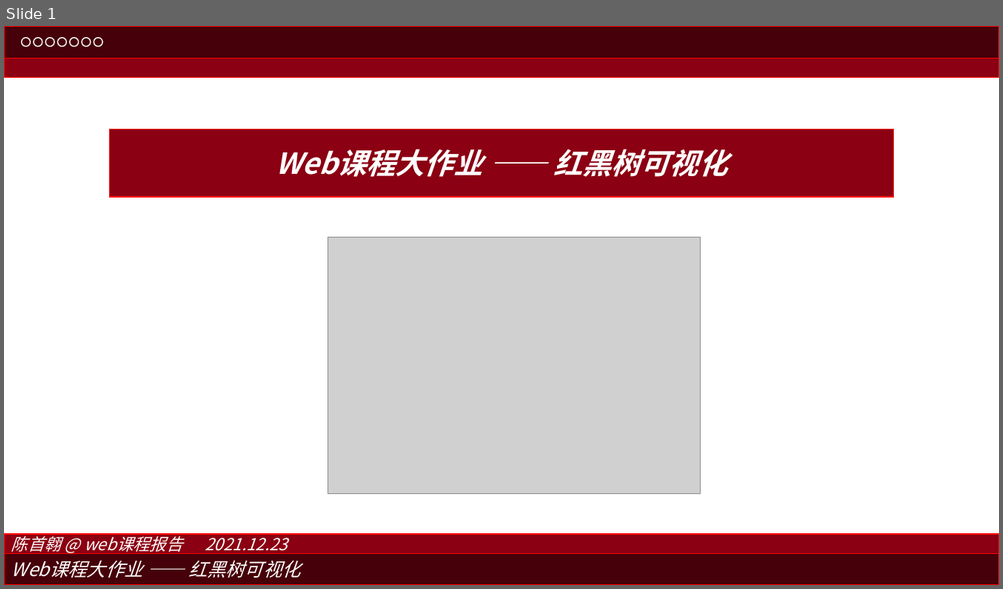
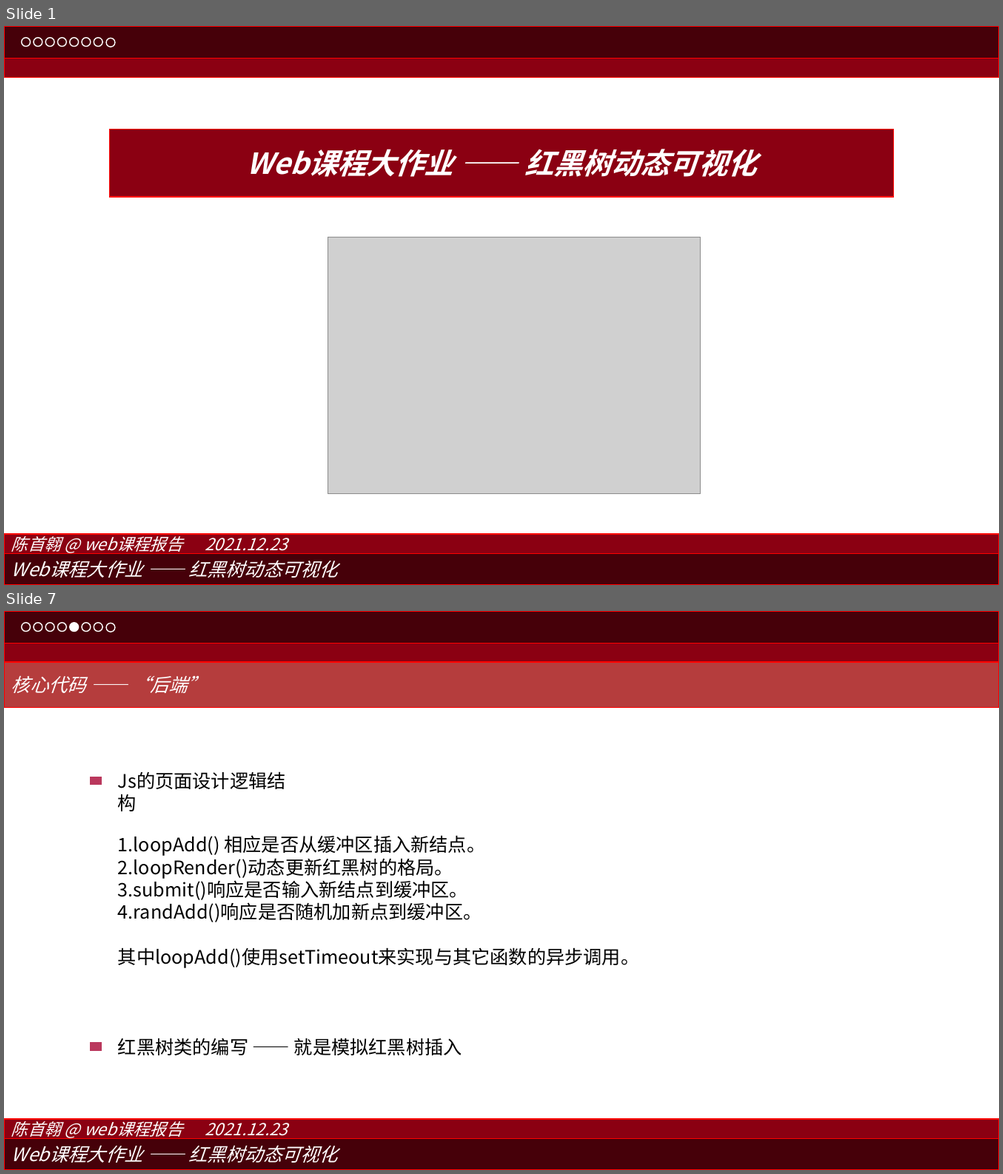
Before and after one commit to shouao/2019213892, a slide deck: 03/slide.pptx. Shown one above the other, each under a label of ours: slide 1 before the commit, slides 1 and 7 after it; the slides between them are not shown. The pictures are 1003x589 and 1003x1174 pixels, drawn with LibreOffice and Linux fonts; fonts in the diff are those of the drawing; grey boxes stand for pictures. Boxes give left, top, right and bottom in pixels: in the first picture for what was removed or moved away, otherwise in the second. Text is boxed around its words. In the diff, an @@ line names an element or a change of style, - is before the commit and + after.

```diff
--- a/03/slide.pptx
+++ b/03/slide.pptx
@@ slide 7 added at (4, 611, 999, 1170), background #FFFFFF @@
@@ rectangle added at (4, 611, 999, 643), fill #460009, outline #FF0000 1 pt @@
@@ ellipse added at (21, 623, 30, 632), fill #460009, outline #FFFFFF 1 pt @@
@@ ellipse added at (34, 623, 42, 632), fill #460009, outline #FFFFFF 1 pt @@
@@ ellipse added at (45, 623, 55, 632), fill #460009, outline #FFFFFF 1 pt @@
@@ ellipse added at (58, 623, 67, 632), fill #460009, outline #FFFFFF 1 pt @@
@@ ellipse added at (70, 623, 79, 632), fill #FFFFFF, outline #FFFFFF 1 pt @@
@@ ellipse added at (82, 623, 91, 632), fill #460009, outline #FFFFFF 1 pt @@
@@ ellipse added at (94, 623, 102, 632), fill #460009, outline #FFFFFF 1 pt @@
@@ ellipse added at (106, 623, 115, 632), fill #460009, outline #FFFFFF 1 pt @@
@@ rectangle added at (4, 643, 999, 663), fill #8B0012, outline #FF0000 1 pt @@
@@ rectangle added at (4, 663, 999, 708), fill #B53D3D, outline #FF0000 1 pt, 18 pt, text #FFFFFF, italic @@
+核心代码 —— “后端”
@@ text added at (111, 766, 310, 795), 18 pt, text #000000 @@
+Js的页面设计逻辑结构
@@ rectangle added at (90, 777, 101, 784), fill #BA385D, outline #BA385D 1 pt @@
@@ text added at (118, 835, 639, 968), 18 pt, text #000000 @@
+1.loopAdd() 相应是否从缓冲区插入新结点。
+2.loopRender()动态更新红黑树的格局。
+3.submit()响应是否输入新结点到缓冲区。
+4.randAdd()响应是否随机加新点到缓冲区。
+其中loopAdd()使用setTimeout来实现与其它函数的异步调用。
@@ rectangle added at (90, 1044, 101, 1051), fill #BA385D, outline #BA385D 1 pt @@
@@ text added at (118, 1038, 462, 1056), 18 pt, text #000000 @@
+红黑树类的编写 —— 就是模拟红黑树插入
@@ rectangle added at (4, 1119, 999, 1139), fill #8B0012, outline #FF0000 1 pt, 16 pt, text #FFFFFF, italic @@
+陈首翱 @ web课程报告 2021.12.23
@@ rectangle added at (4, 1139, 999, 1170), fill #460009, outline #FF0000 1 pt, 18 pt, text #FFFFFF, italic @@
+Web课程大作业 —— 红黑树动态可视化
@@ slide 1 changed as well @@
@@ ellipse added at (106, 38, 115, 47), fill #460009, outline #FFFFFF 1 pt @@
@@ text in rectangle at (247, 149, 756, 177): text changed @@
-Web课程大作业 —— 红黑树可视化
+Web课程大作业 —— 红黑树动态可视化
@@ text in rectangle at (11, 560, 338, 578): text changed @@
-Web课程大作业 —— 红黑树可视化
+Web课程大作业 —— 红黑树动态可视化
```
Also in this commit, not shown: 2 other slides changed, 9 other slides added, 2 other files.
